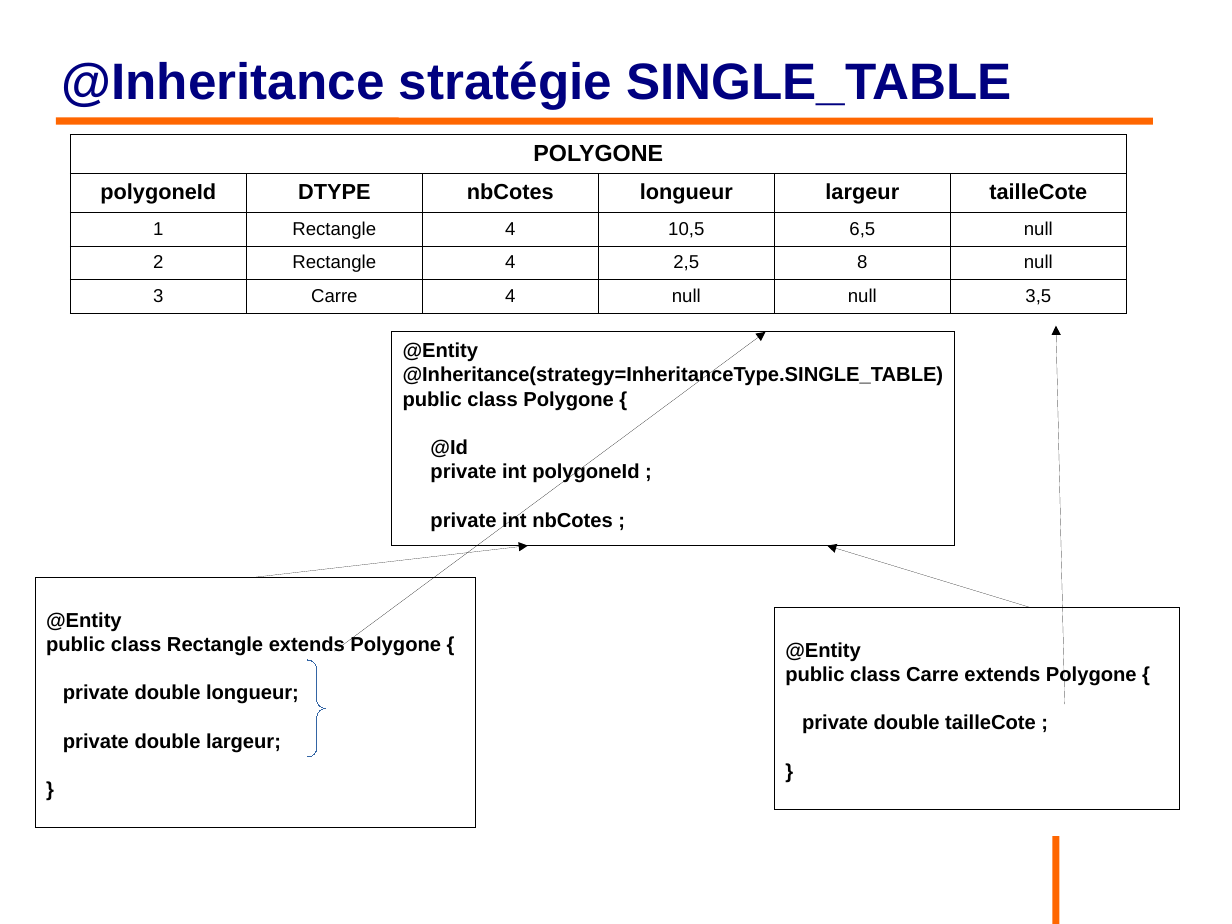
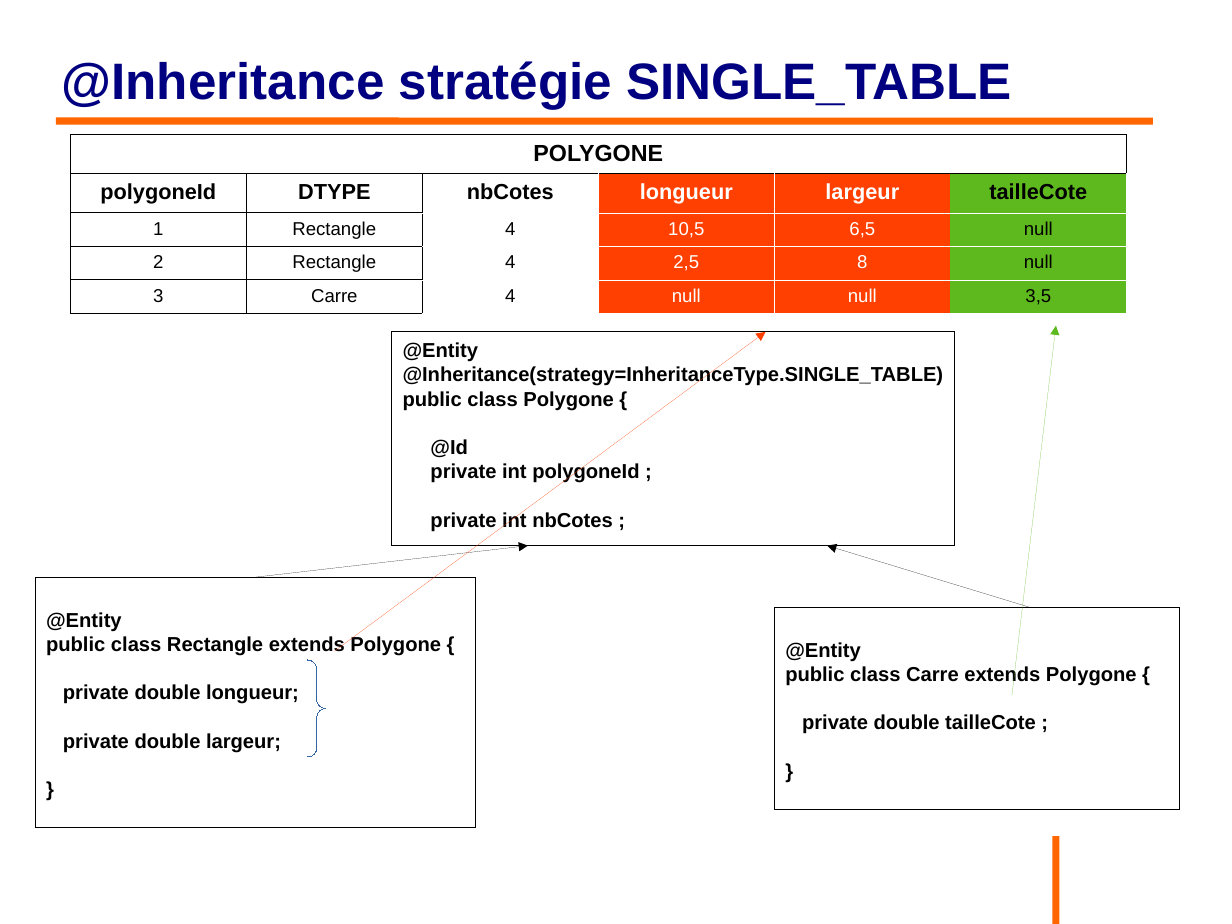
Before and after one commit to philphils/formation-hibernate-basique, a slide deck: slide 62 of Documentation/diapo_formation_hibernate.odp. Drawn at 1232x924 pixels with LibreOffice and Linux fonts; fonts in the diff are those of the drawing; background and template pictures are left out. Boxes give left, top, right and bottom in pixels: in the first picture for what was removed or moved away, otherwise in the second. Text is boxed around its words. In the diff, an @@ line names an element or a change of style, - is before the commit and + after.

```diff
--- a/Documentation/diapo_formation_hibernate.odp
+++ b/Documentation/diapo_formation_hibernate.odp
@@ table at [70, 134, 1125, 309] @@
@@ fill none to #FF4000 in 8 cells @@
@@ fill none to #5EB91E in 4 cells @@
@@ text colour #000000 to #FFFFFF in "longueur", "largeur", "10,5", "6,5" and 4 more places @@
@@ borders changed @@
@@ arrow moved from (1065, 704) - (1056, 325) to (1013, 695) - (1056, 325) @@
@@ arrow (1013, 695) - (1056, 325): stroke #000000 0 pt to #5EB91E 0 pt @@
@@ arrow (334, 652) - (766, 332): stroke #000000 0 pt to #FF4000 0 pt @@
```
Also in this commit, not shown: 10 other slides changed, 1 slide added.
